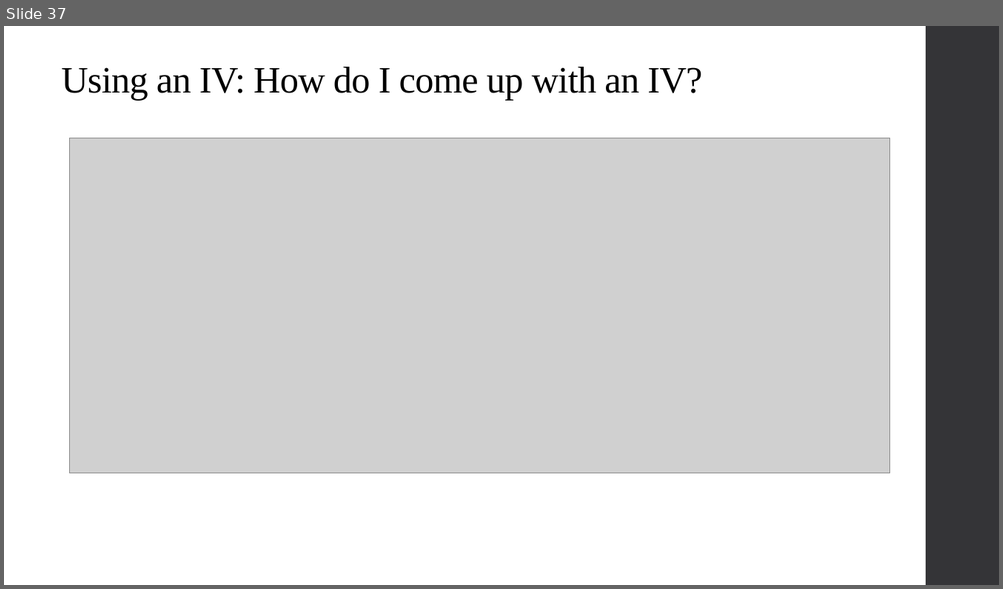
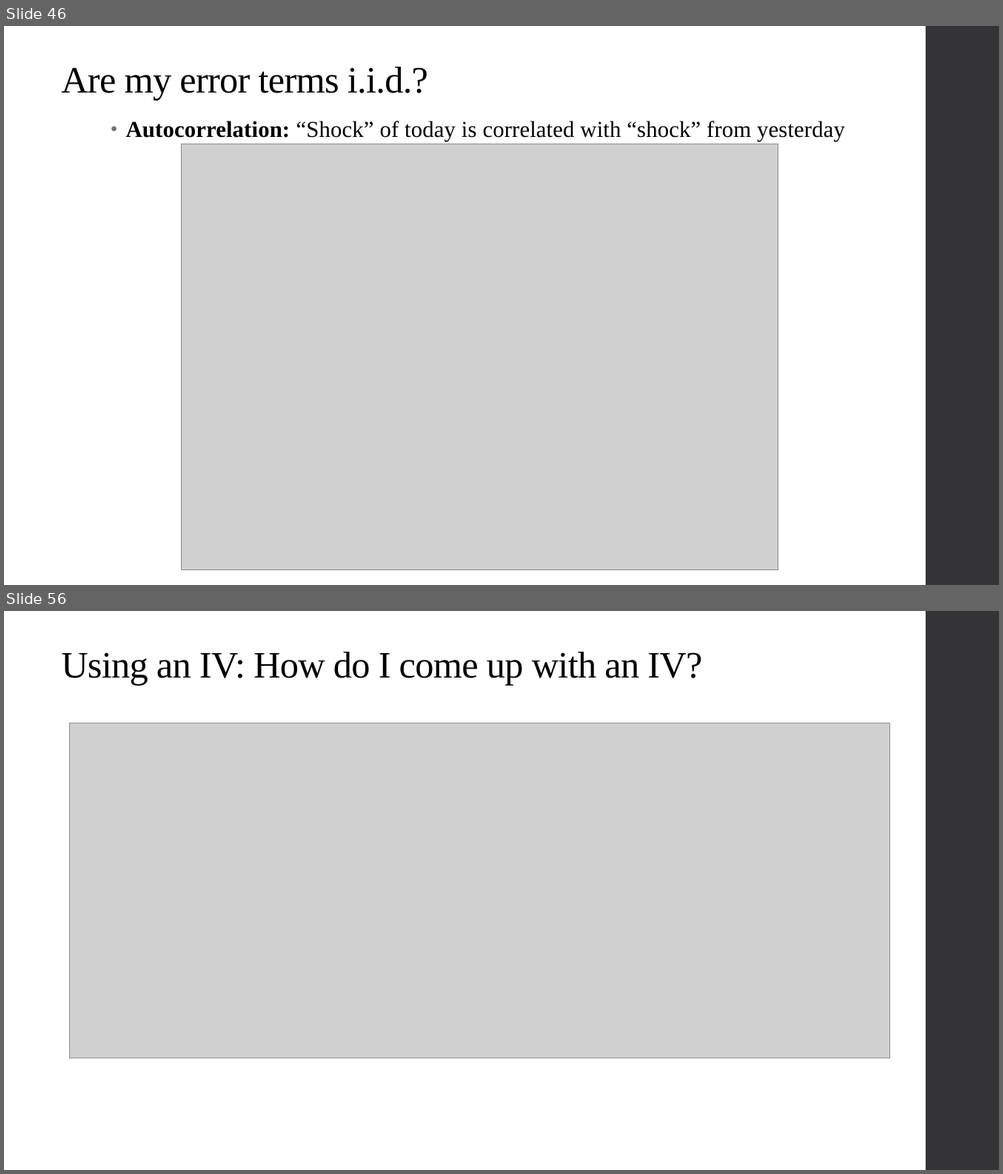
Before and after one commit to alex-hoagland/HAD5744, a slide deck: Lecture08_IV2/Lecture08_IVEstimation2.pptx. Shown one above the other, each under a label of ours: slide 37 before the commit, slides 46 and 56 after it; the slides between them are not shown. The pictures are 1003x589 and 1003x1174 pixels, drawn with LibreOffice and Linux fonts; fonts in the diff are those of the drawing; grey boxes stand for pictures. Boxes give left, top, right and bottom in pixels: in the first picture for what was removed or moved away, otherwise in the second. Text is boxed around its words. In the diff, an @@ line names an element or a change of style, - is before the commit and + after.

```diff
--- a/Lecture08_IV2/Lecture08_IVEstimation2.pptx
+++ b/Lecture08_IV2/Lecture08_IVEstimation2.pptx
@@ slide 46 added at [4,26,999,585], background #FFFFFF; not listed: 1 template element that a slide beside it also shows @@
@@ title added at [61,67,428,100], 36 pt, text #000000 @@
+Are my error terms i.i.d.?
@@ text added at [126,121,845,141], 22 pt, text #000000 @@
+• Autocorrelation: “Shock” of today is correlated with “shock” from yesterday
@@ picture added at [182,144,779,570] @@
@@ what was slide 37 is now slide 56 @@
```
Also in this commit, not shown: 9 slides changed, 21 other slides added, 3 slides removed, 5 other files.
